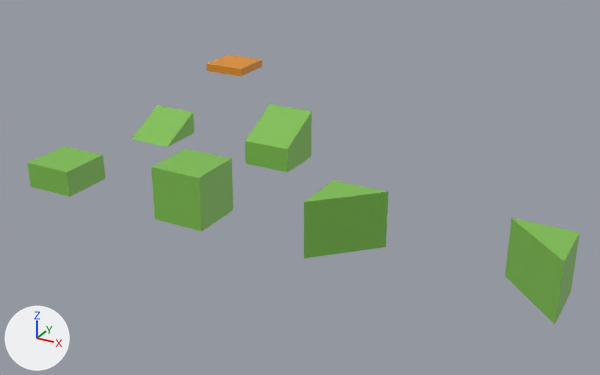
Before and after pictures for a commit that changed the Blender file Src/Blender/Level/lvl_tiles.blend.
Rendered twice from a camera (50 mm lens) standing at (11.15, -10.9, 6.43) and looking at (3.88, 2.32, -0.18). The lights are fixed; the arrows at lower left show +X, +Y and +Z.

The first picture shows 'Bridge-col', 'Corner_1x1x1_L-col', 'Corner_1x1x1_R-col', 'Cube_1x1x0.5-col', 'Cube_1x1x1-col', 'Ramp_1x1x0.5-col', 'Ramp_1x1x1.5-col'.
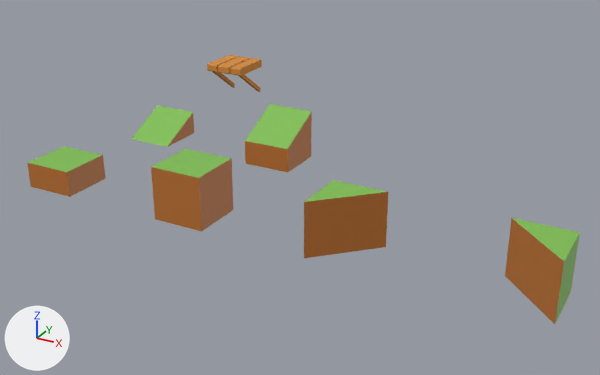
Location of each change, (x1, y1, x2, y2) in pixels of the pictures (600 x 375 px):
'Bridge-col', reshaped, modifiers changed (73% taller)
    before: (206, 55, 262, 76)
    after: (207, 55, 262, 92)
part 1 of me_cube_005, recoloured
    both: (151, 159, 233, 232)
part 2 of me_cube_006, recoloured
    both: (27, 155, 105, 197)
part 3 of me_cube_004, cut back
    both: (288, 111, 312, 172)
part 4 of me_cube_004, recoloured
    both: (245, 141, 288, 173)
part 6 of me_cube_010, recoloured
    both: (304, 192, 388, 258)
part 7 of me_cube_012, recoloured
    both: (505, 218, 564, 324)

Diff of the bpy script that builds the scene:
```diff
--- a/Src/Blender/Level/lvl_tiles.blend.py
+++ b/Src/Blender/Level/lvl_tiles.blend.py
@@ mat_wall @@
+mat_wall = principled_material('Wall')
+mat_wall.base_color = (0.505, 0.167, 0.0272)  # orange #bc722e
@@ me_cube_005 @@
 me_cube_005.from_pydata(...)  # 8 vertices, 5 faces; spans x -0.5..0.5, y -0.5..0.5, z 0.0..1.0
 # used by ob_cube_1x1x1_col; location = (3.0, 0.0, 0.0)
+# me_cube_005 part 1: all 4 faces centred in x -0.5..0.5, y -0.5..0.5, z 0.5 switch from mat_material (green #7fbf50) to mat_wall (orange #bc722e)
@@ me_cube_006 @@
 me_cube_006.from_pydata(...)  # 8 vertices, 5 faces; spans x -0.5..0.5, y -0.5..0.5, z 0.0..0.5
 # used by ob_cube_1x1x0_5_col; location = (0.0, 0.0, 0.0)
+# me_cube_006 part 2: all 4 faces centred in x -0.5..0.5, y -0.5..0.5, z 0.25 switch from mat_material (green #7fbf50) to mat_wall (orange #bc722e)
@@ me_cube_004 @@
 # used by ob_ramp_1x1x1_5_col; location = (3.0, 3.0, 0.0)
-me_cube_004.from_pydata(...)  # 10 vertices, 8 faces; spans x -0.5..0.5, y -0.5..0.5, z 0.0..1.0
+me_cube_004.from_pydata(...)  # 8 vertices, 5 faces; spans x -0.5..0.5, y -0.5..0.5, z 0.0..1.0
+# me_cube_004 part 3
+# 2 vertices are removed from x -0.5..0.5, y 0.5, z 0.5
+# 6 faces are deleted
+# 3 new faces join them, mat_wall (orange #bc722e)
+# me_cube_004 part 4: 1 face spanning x -0.5..0.5, y -0.5, z 0.0..0.5 switches from mat_material (green #7fbf50) to mat_wall (orange #bc722e)
 me_cube_004.materials.append(mat_material)
+me_cube_004.materials.append(mat_wall)  # orange #bc722e
@@ me_cube_009 @@
 # used by ob_bridge_col; location = (0.0, 6.0, 0.0)
-me_cube_009.from_pydata(...)  # 8 vertices, 6 faces; spans x -0.5..0.5, y -0.5..0.5, z 0.817..1.0
+me_cube_009.from_pydata(...)  # 32 vertices, 21 faces; spans x 0.0..0.486, y -0.5..0.5, z 0.142..1.0
+# me_cube_009 part 5: 8 vertices removed from x -0.5..0.5, y -0.5..0.5, z 0.817..1.0; 32 vertices added at x 0.0..0.486, y -0.5..0.5, z 0.142..1.0
 me_cube_009.materials.append(mat_bridgemat)
@@ me_cube_010 @@
 me_cube_010.from_pydata(...)  # 6 vertices, 5 faces; spans x -0.5..0.5, y -0.5..0.5, z 0.0..1.0
 # used by ob_corner_1x1x1_l_col; location = (6.0, 0.0, 0.0)
+# me_cube_010 part 6: all 3 faces centred in x -0.5..0.0, y 0.0..0.5, z 0.5 switch from mat_material (green #7fbf50) to mat_wall (orange #bc722e)
@@ me_cube_012 @@
 me_cube_012.from_pydata(...)  # 6 vertices, 5 faces; spans x -0.5..0.5, y -0.5..0.5, z 0.0..1.0
 # used by ob_corner_1x1x1_r_col; location = (9.0, 0.0, 0.0)
+# me_cube_012 part 7: the 1 face centred in x 0.0, y 0.0, z 0.5 switches from mat_material (green #7fbf50) to mat_wall (orange #bc722e)
 me_cube_012.materials.append(mat_material)
+me_cube_012.materials.append(mat_wall)  # orange #bc722e
@@ ob_bridge_col @@
 ob_bridge_col.location = (0.0, 6.0, 0.0)
+_m = ob_bridge_col.modifiers.new('Mirror', 'MIRROR')
```
